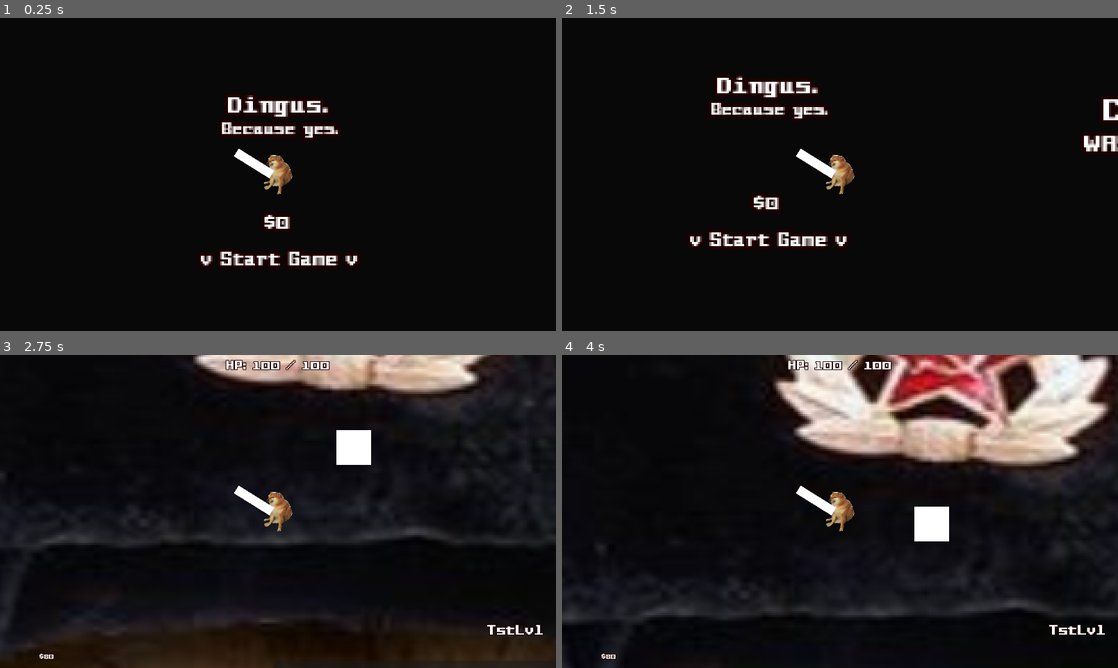
Above: before the commit, frames 1-4 (two rows, left to right).
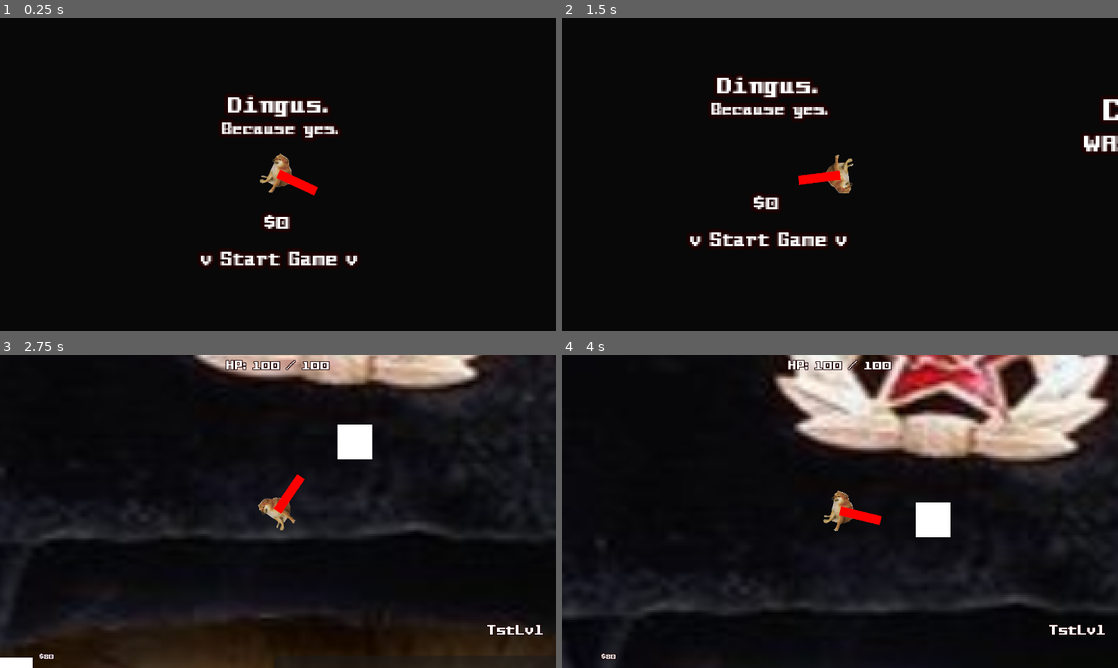
Above: after the commit, the same moments.

Repository: snoutibur-academic/Dingy-Dungeon-Game
Game: Godot game, scene res://Scenes/Main/Main.tscn
The game is run twice, just before and just after one commit, with the same random seed, the same clock (stepped at 60 frames per second) and the same inputs.
Inputs (mouse positions are in pixels of both pictures, inside the frame that each line leads up to):
- Up to frame 1 (0.25 s): no input
- Up to frame 2 (1.5 s): tap Enter at 0.5 s; move the mouse to (962, 158) at 0.52 s; hold D (right) 0.53-1.28 s; move the mouse to (728, 190) at 1.27 s; hold S (down) from 1.28 s (still down)
- Up to frame 3 (2.75 s): move the mouse to (333, 442) at 2.02 s; release S (down) at 2.03 s; hold D (right) from 2.03 s (still down)
- Up to frame 4 (4 s): move the mouse to (812, 574) at 2.77 s; release D (right) at 2.78 s; hold W (up) 2.78-3.53 s; move the mouse to (1006, 558) at 3.52 s; hold A (left) from 3.53 s (still down)

The runs differ from the first frame. In frame 1, 0.8% of the frame differs, in the area x 42-58%, y 41-57%; in frame 2, 0.8%; in frame 3, 4.9%; in frame 4, 11%, in the area x 0-100%, y 0-86%.

Commit message:
Player now looks at mouse!

Diff:
--- /dev/null
+++ b/GlobalScripts/Mob.gd
@@ -0,0 +1,11 @@
+extends Node
+
+
+# Called when the node enters the scene tree for the first time.
+func _ready():
+	pass # Replace with function body.
+
+
+# Called every frame. 'delta' is the elapsed time since the previous frame.
+func _process(delta):
+	pass
--- a/Mobs/Dingy.gd
+++ b/Mobs/Dingy.gd
@@ -27,15 +27,19 @@
 func _on_player_detection_body_exited(body:Node2D):
 	if body.name == "Player":
 		chasing = false
+
 func _on_player_detection_body_entered(body:Node2D):
 	if body.name == "Player":
 		chasing = true
 
-
-"Deal damage to player"
+"Deal damage to player and allow player to do damage."
 func _on_attack_area_body_entered(body:Node2D):
 	if body.name == "Player":
 		playerAttacked = true
+
+	"WIP: Sword"
+	# if body == $Player.get_child("Sword"):
+	# 	print("OWCH")
 func _on_attack_area_body_exited(body:Node2D):
 	if body.name == "Player":
 		playerAttacked = false
--- a/Player/Player.gd
+++ b/Player/Player.gd
@@ -2,6 +2,8 @@
 
 @export var move_speed = 40
 @onready var anim = $AnimatedSprite2D
+
+var swordDirection = Vector2()
 
 func _ready():
 	# anim.play("idle")
@@ -18,6 +20,9 @@
 	velocity = inDir * move_speed
 	move_and_slide()
 
+	swordDirection = lerp(swordDirection, get_global_mouse_position(), .3)
+	look_at(swordDirection)
+
 	"Death"
 	if Game.playerHP <= 0:
 		death()
--- a/Player/Player.tscn
+++ b/Player/Player.tscn
@@ -1,8 +1,7 @@
-[gd_scene load_steps=7 format=3 uid="uid://r4cyijexe6ga"]
+[gd_scene load_steps=6 format=3 uid="uid://r4cyijexe6ga"]
 
 [ext_resource type="Script" path="res://Player/Player.gd" id="1_x6use"]
 [ext_resource type="Texture2D" uid="uid://b7kuudkf5ncwc" path="res://Textures/chems.png" id="2_qyjdo"]
-[ext_resource type="Script" path="res://Player/Sword.gd" id="3_usx6t"]
 
 [sub_resource type="SpriteFrames" id="SpriteFrames_b55vp"]
 animations = [{
@@ -57,12 +56,12 @@
 zoom = Vector2(5, 5)
 
 [node name="Sword" type="ColorRect" parent="."]
-offset_left = -2.0
-offset_top = -2.0
-offset_right = 3.0
-rotation = 2.12672
+offset_top = 2.0
+offset_right = 5.0
+offset_bottom = 4.0
+rotation = 4.68213
 scale = Vector2(0.941382, 10.8289)
-script = ExtResource("3_usx6t")
+color = Color(1, 0, 0, 1)
 
 [node name="Area2D" type="Area2D" parent="Sword"]
 scale = Vector2(1.01729, 0.96997)
--- a/Player/Sword.gd
+++ /dev/null
@@ -1,19 +0,0 @@
-extends ColorRect
-
-var cursor_position = get_global_mouse_position()
-var swordDirection = Vector2()
-var angle
-
-func _process(delta):
-	"Sword control"
-	swordDirection = (cursor_position - global_position).normalized()
-	angle = atan2(swordDirection.y, swordDirection.x)
-
-	"Sword Damage"
-
-
-func _on_area_2d_body_entered(body):
-	pass
-
-func _on_area_2d_body_exited(body):
-	pass # Replace with function body.
--- a/Scenes/Levels/DebugLevel.tscn
+++ b/Scenes/Levels/DebugLevel.tscn
@@ -13,6 +13,12 @@
 [node name="SplashImg" type="Sprite2D" parent="."]
 position = Vector2(13, -5)
 texture = ExtResource("2_pcx7k")
+
+[node name="Dingy3" parent="." instance=ExtResource("6_umf8l")]
+position = Vector2(-101, 97)
+
+[node name="Dingy2" parent="." instance=ExtResource("6_umf8l")]
+position = Vector2(37, 134)
 
 [node name="Dingy" parent="." instance=ExtResource("6_umf8l")]
 position = Vector2(78, -26)
